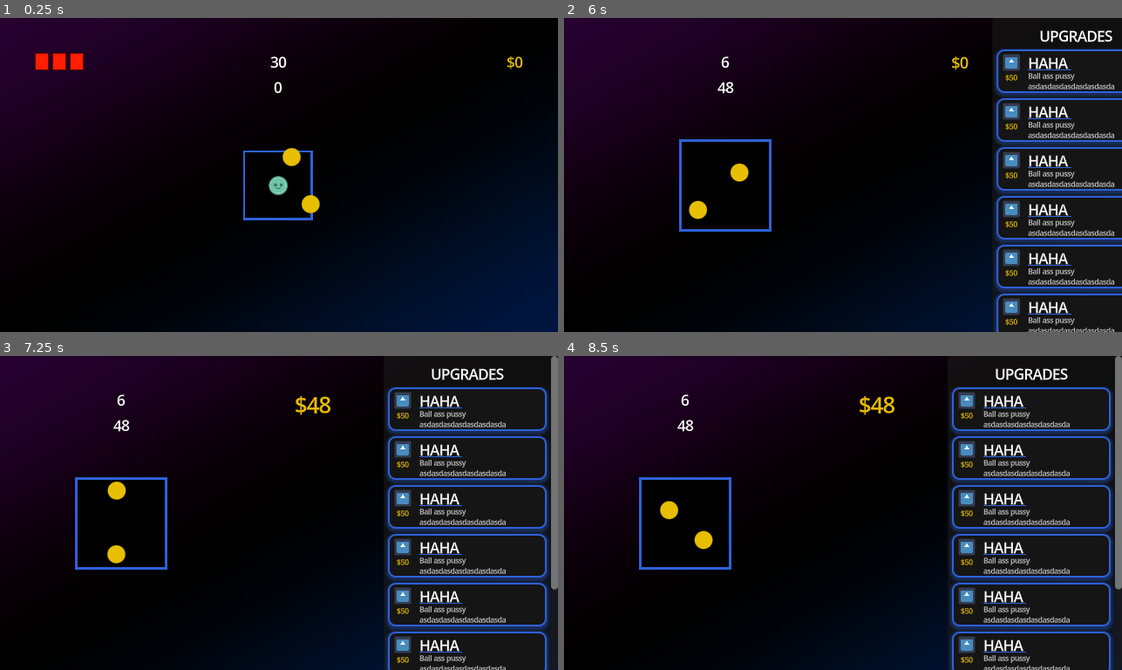
Above: before the commit, frames 1-4 (two rows, left to right).
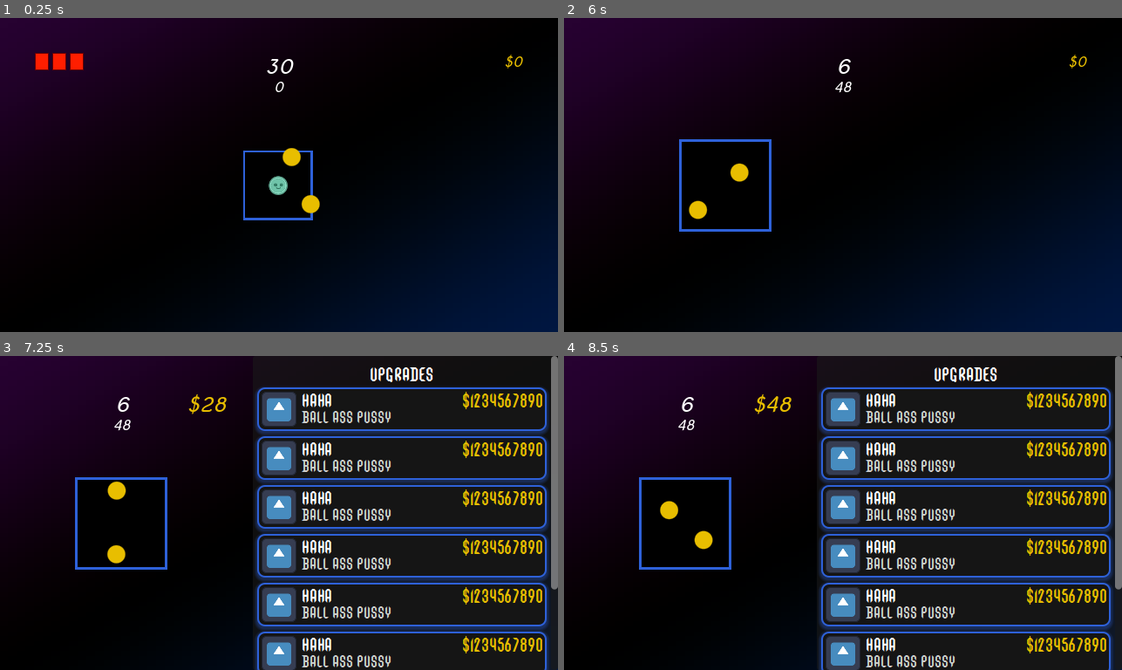
Above: after the commit, the same moments.

Repository: leofarias-cpu/brain-game-jam-incremental
Game: Godot game, scene res://systems/game/game.tscn
Two runs of this game, one before a commit and one after it. Both use one fixed random seed, a clock stepped at 60 frames per second and the inputs below. The engine's default icon, where the game draws it, is replaced by a stand-in: a white triangle on a blue panel in a dark square.
Inputs (mouse positions are in pixels of both pictures, inside the frame that each line leads up to; where the layout moved, square brackets give the same spot in the first picture):
- Up to frame 1 (0.25 s): no input
- Up to frame 2 (6 s): click (965, 71) [1032, 71] at 0.5 s; click (965, 118) [1032, 118] at 1.25 s; click (965, 168) [1032, 168] at 2 s; click (965, 218) [1032, 218] at 2.75 s; click (965, 266) [1032, 266] at 3.5 s; click (965, 316) [1032, 316] at 4.25 s; hold D (right) 5.03-5.78 s; tap I at 5.1, 5.85 s; hold S (down) from 5.78 s (still down)
- Up to frame 3 (7.25 s): release S (down) at 6.53 s; hold D (right) from 6.53 s (still down); tap I at 6.6 s
- Up to frame 4 (8.5 s): release D (right) at 7.28 s; hold W (up) 7.28-8.03 s; tap I at 7.35, 8.1 s; hold A (left) from 8.03 s (still down)

The runs differ from the first frame. In frame 1, 0.3% of the frame differs, in the area x 47-94%, y 11-24%; in frame 2, 12%; in frame 3, 20%; in frame 4, 20%, in the area x 20-98%, y 3-100%.

Commit message:
feat: fonts e separação de código pro ui layer

Diff:
--- a/systems/game/game.gd
+++ b/systems/game/game.gd
@@ -22,14 +22,22 @@
 @export var ball_stats: BallStats
 
 @export_group("UI")
-@export var timer_ui: TimerLabel
-@export var v_box_container: VBoxContainer
-@export var money_ui: RichTextLabel
+@export var ui_layer: UI
 @export var background: Sprite2D
-@export var shop: Panel
 
-var money: int = 0
-var score := 0
+
+var money: int = 0:
+	set(v):
+		money = v
+		money_set.emit(v)
+
+var score := 0:
+		set(v):
+			score = v
+			score_set.emit(v)
+
+signal money_set(value: int)
+signal score_set(value: int)
 
 func _ready() -> void:
 	play_space.height = play_space_height
@@ -48,22 +56,14 @@
 	score = 0
 
 func round_end() -> void:
-	timer_ui.stop()
+	ui_layer.stop_timer()
 	money += score # TODO: signal on bofa
 
 	await get_tree().create_timer(0.5).timeout
-	# TODO: Move all this logic onto a script on the canvas layer.
 	var tween = get_tree().create_tween().set_trans(Tween.TRANS_CUBIC).set_parallel()
 	tween.tween_property(play_space, 'position', round_end_position.position, 0.5)
-	tween.tween_property(v_box_container, 'offset_transform_position', Vector2(-round_end_position.position.x - 40, 0), 0.5)
-	tween.tween_property(money_ui, 'offset_transform_position', Vector2(-round_end_position.position.x - 40, 0), 0.5)
-	tween.tween_property(money_ui, 'scale', Vector2(1.5, 1.5), 1)
 
-	tween.tween_property(shop, 'offset_transform_position', Vector2(0, 0), 0.5)
-
-	# -40 because of the margin oh god
-
-	tween.tween_property(money_ui, 'text', "$" + str(money), 2)
+	ui_layer.show_shop()
 
 func spawn_enemies() -> void:
 	for i in enemies.size():
@@ -101,7 +101,7 @@
 func setup_timer() -> void:
 	await get_tree().create_timer(1).timeout # Grace period for spawned enemies
 	going_crazy_timer.start(safe_time)
-	timer_ui.start(safe_time)
+	ui_layer.start_timer(safe_time)
 
 func _on_player_died() -> void:
 	round_end()
--- a/systems/game/game.tscn
+++ b/systems/game/game.tscn
@@ -8,8 +8,11 @@
 [ext_resource type="PackedScene" uid="uid://budtopphq6vwo" path="res://entities/player/player.tscn" id="5_2ub4j"]
 [ext_resource type="Script" uid="uid://c5jcr48ke1ckg" path="res://systems/game/background.gd" id="6_2ub4j"]
 [ext_resource type="PackedScene" uid="uid://cejcjsd3sgueb" path="res://entities/play space/PlaySpace.tscn" id="6_q6kid"]
+[ext_resource type="Script" uid="uid://cywl8bvl3tnr0" path="res://ui/ui.gd" id="7_7o6gp"]
 [ext_resource type="Script" uid="uid://d2jv2neubkwrw" path="res://systems/upgrade/UpgradesManager.gd" id="7_sc4om"]
+[ext_resource type="Theme" uid="uid://dj1j8finhedt" path="res://ui/theme.tres" id="7_tpamu"]
 [ext_resource type="PackedScene" uid="uid://t75eoijc21wo" path="res://ui/timer/timer.tscn" id="7_xtdty"]
+[ext_resource type="Theme" uid="uid://c8n2h0a5fv313" path="res://ui/numbers.tres" id="8_stwo3"]
 [ext_resource type="PackedScene" uid="uid://bol2w53j30opf" path="res://ui/shop/Shop.tscn" id="10_fws3a"]
 
 [sub_resource type="Resource" id="Resource_sc4om"]
@@ -37,7 +40,7 @@
 border_width_bottom = 1
 border_color = Color(0.41, 0, 0, 1)
 
-[node name="Game" type="Node2D" unique_id=1060518661 node_paths=PackedStringArray("player", "play_space", "going_crazy_timer", "round_end_position", "timer_ui", "v_box_container", "money_ui", "background", "shop")]
+[node name="Game" type="Node2D" unique_id=1060518661 node_paths=PackedStringArray("player", "play_space", "going_crazy_timer", "round_end_position", "ui_layer", "background")]
 script = ExtResource("1_tsptn")
 player = NodePath("Player")
 play_space = NodePath("PlaySpace")
@@ -48,11 +51,8 @@
 going_crazy_timer = NodePath("Going Crazy Timer")
 round_end_position = NodePath("RoundEndPosition")
 ball_stats = SubResource("Resource_sc4om")
-timer_ui = NodePath("CanvasLayer/MarginContainer/VBoxContainer/Timer")
-v_box_container = NodePath("CanvasLayer/MarginContainer/VBoxContainer")
-money_ui = NodePath("CanvasLayer/MarginContainer/Money")
+ui_layer = NodePath("UI Layer")
 background = NodePath("Camera2D/Background")
-shop = NodePath("CanvasLayer/Shop")
 
 [node name="Going Crazy Timer" type="Timer" parent="." unique_id=1303384587]
 
@@ -77,91 +77,112 @@
 texture = SubResource("GradientTexture2D_tga20")
 script = ExtResource("6_2ub4j")
 
-[node name="CanvasLayer" type="CanvasLayer" parent="." unique_id=1395375313]
+[node name="UI Layer" type="CanvasLayer" parent="." unique_id=1395375313 node_paths=PackedStringArray("score_and_time_container", "money", "round_end_position", "shop", "timer")]
 process_mode = 3
+script = ExtResource("7_7o6gp")
+score_and_time_container = NodePath("MarginContainer/VBoxContainer")
+money = NodePath("MarginContainer/Money")
+round_end_position = NodePath("../RoundEndPosition")
+shop = NodePath("Shop")
+timer = NodePath("MarginContainer/VBoxContainer/Timer")
 
-[node name="MarginContainer" type="MarginContainer" parent="CanvasLayer" unique_id=2037058904]
+[node name="MarginContainer" type="MarginContainer" parent="UI Layer" unique_id=2037058904]
 anchors_preset = 15
 anchor_right = 1.0
 anchor_bottom = 1.0
 grow_horizontal = 2
 grow_vertical = 2
 offset_transform_enabled = true
+theme = ExtResource("7_tpamu")
 theme_override_constants/margin_left = 40
 theme_override_constants/margin_top = 40
 theme_override_constants/margin_right = 40
 theme_override_constants/margin_bottom = 40
 
-[node name="Money" type="RichTextLabel" parent="CanvasLayer/MarginContainer" unique_id=887263959]
+[node name="Money" type="RichTextLabel" parent="UI Layer/MarginContainer" unique_id=887263959]
 modulate = Color(0.9098039, 0.74509805, 0, 1)
 custom_minimum_size = Vector2(100, 50)
+clip_contents = false
 layout_mode = 2
 size_flags_horizontal = 8
 size_flags_vertical = 0
 offset_transform_enabled = true
+offset_transform_pivot = Vector2(50, -25)
+theme = ExtResource("8_stwo3")
 text = "$0"
+scroll_active = false
 horizontal_alignment = 2
 
-[node name="VBoxContainer" type="VBoxContainer" parent="CanvasLayer/MarginContainer" unique_id=2081813754]
+[node name="VBoxContainer" type="VBoxContainer" parent="UI Layer/MarginContainer" unique_id=2081813754]
 layout_mode = 2
 size_flags_horizontal = 4
 offset_transform_enabled = true
 
-[node name="Timer" parent="CanvasLayer/MarginContainer/VBoxContainer" unique_id=649885082 instance=ExtResource("7_xtdty")]
+[node name="Timer" parent="UI Layer/MarginContainer/VBoxContainer" unique_id=649885082 instance=ExtResource("7_xtdty")]
+custom_minimum_size = Vector2(50, 25)
 layout_mode = 2
 size_flags_horizontal = 4
 size_flags_vertical = 0
 offset_transform_position = Vector2(0, 20)
+theme = ExtResource("8_stwo3")
+theme_override_font_sizes/normal_font_size = 24
 text = "30"
+scroll_active = false
 horizontal_alignment = 1
 
-[node name="Score" type="Label" parent="CanvasLayer/MarginContainer/VBoxContainer" unique_id=1299121238]
+[node name="Score" type="RichTextLabel" parent="UI Layer/MarginContainer/VBoxContainer" unique_id=1542508186]
+custom_minimum_size = Vector2(200, 20)
 layout_mode = 2
 size_flags_horizontal = 4
 size_flags_vertical = 0
+theme = ExtResource("8_stwo3")
 text = "0"
+scroll_active = false
 horizontal_alignment = 1
 script = ExtResource("2_q6kid")
 
-[node name="HealthBar" type="HBoxContainer" parent="CanvasLayer/MarginContainer" unique_id=1082521777]
+[node name="HealthBar" type="HBoxContainer" parent="UI Layer/MarginContainer" unique_id=1082521777]
 custom_minimum_size = Vector2(100, 20)
 layout_mode = 2
 size_flags_horizontal = 0
 size_flags_vertical = 0
 script = ExtResource("3_sc4om")
 
-[node name="Panel" type="Panel" parent="CanvasLayer/MarginContainer/HealthBar" unique_id=297643194]
+[node name="Panel" type="Panel" parent="UI Layer/MarginContainer/HealthBar" unique_id=297643194]
 custom_minimum_size = Vector2(16, 16)
 layout_mode = 2
 theme_override_styles/panel = SubResource("StyleBoxFlat_tga20")
 
-[node name="Panel2" type="Panel" parent="CanvasLayer/MarginContainer/HealthBar" unique_id=1627050612]
+[node name="Panel2" type="Panel" parent="UI Layer/MarginContainer/HealthBar" unique_id=1627050612]
 custom_minimum_size = Vector2(16, 16)
 layout_mode = 2
 theme_override_styles/panel = SubResource("StyleBoxFlat_tga20")
 
-[node name="Panel3" type="Panel" parent="CanvasLayer/MarginContainer/HealthBar" unique_id=402445401]
+[node name="Panel3" type="Panel" parent="UI Layer/MarginContainer/HealthBar" unique_id=402445401]
 custom_minimum_size = Vector2(16, 16)
 layout_mode = 2
 theme_override_styles/panel = SubResource("StyleBoxFlat_tga20")
 
-[node name="Shop" parent="CanvasLayer" unique_id=429705958 instance=ExtResource("10_fws3a")]
-custom_minimum_size = Vector2(200, -1)
+[node name="Shop" parent="UI Layer" unique_id=429705958 instance=ExtResource("10_fws3a")]
+custom_minimum_size = Vector2(350, -1)
+custom_maximum_size = Vector2(350, -1)
 anchors_preset = 11
 anchor_left = 1.0
-offset_right = 0.0
+anchor_right = 1.0
 grow_horizontal = 0
 size_flags_horizontal = 1
 size_flags_vertical = 3
 offset_transform_enabled = true
-offset_transform_position = Vector2(200, 0)
+offset_transform_position = Vector2(350, 0)
 
 [node name="Upgrades" type="Node2D" parent="." unique_id=402822264]
 script = ExtResource("7_sc4om")
 
+[connection signal="money_set" from="." to="UI Layer" method="_on_game_money_set"]
+[connection signal="score_set" from="." to="UI Layer/MarginContainer/VBoxContainer/Score" method="_on_game_score_set"]
 [connection signal="timeout" from="Going Crazy Timer" to="Camera2D/Background" method="_on_game_go_crazy"]
 [connection signal="died" from="Player" to="." method="_on_player_died"]
 [connection signal="graze" from="Player" to="." method="_on_player_graze"]
-[connection signal="graze" from="Player" to="CanvasLayer/MarginContainer/VBoxContainer/Score" method="_on_player_graze"]
+[connection signal="graze" from="Player" to="UI Layer/MarginContainer/VBoxContainer/Score" method="_on_player_graze"]
 [connection signal="hit" from="Player" to="." method="_on_player_hit"]
-[connection signal="hit" from="Player" to="CanvasLayer/MarginContainer/HealthBar" method="_on_player_hit"]
+[connection signal="hit" from="Player" to="UI Layer/MarginContainer/HealthBar" method="_on_player_hit"]
--- /dev/null
+++ b/ui/numbers.tres
@@ -0,0 +1,7 @@
+[gd_resource type="Theme" format=3 uid="uid://c8n2h0a5fv313"]
+
+[ext_resource type="FontFile" uid="uid://dq4j8irxxr1gv" path="res://assets/nova script/NovaScript-Regular.ttf" id="1_ke7ys"]
+
+[resource]
+Label/fonts/font = ExtResource("1_ke7ys")
+RichTextLabel/fonts/normal_font = ExtResource("1_ke7ys")
--- a/ui/scoreTracker.gd
+++ b/ui/scoreTracker.gd
@@ -1,7 +1,6 @@
-extends Label
+extends RichTextLabel
 
-var score = 0
 
-func _on_player_graze(value: int) -> void:
-	score += value
-	text = str(score)
+
+func _on_game_score_set(value: int) -> void:
+	self.text = str(value)
--- a/ui/shop/Shop.tscn
+++ b/ui/shop/Shop.tscn
@@ -1,23 +1,23 @@
 [gd_scene format=3 uid="uid://bol2w53j30opf"]
 
 [ext_resource type="PackedScene" uid="uid://dhcdtnx4ds3g5" path="res://ui/shop/shop_row.tscn" id="1_4mfh4"]
+[ext_resource type="Theme" uid="uid://dj1j8finhedt" path="res://ui/theme.tres" id="1_eil5d"]
 
 [node name="Shop" type="Panel" unique_id=429705958]
-custom_minimum_size = Vector2(200, 0)
-custom_maximum_size = Vector2(200, -1)
-anchors_preset = 15
-anchor_right = 1.0
+custom_minimum_size = Vector2(350, 0)
+anchors_preset = 9
 anchor_bottom = 1.0
-offset_right = -440.0
-grow_horizontal = 2
 grow_vertical = 2
 size_flags_horizontal = 0
+theme = ExtResource("1_eil5d")
 
 [node name="ScrollContainer" type="ScrollContainer" parent="." unique_id=132587498]
 custom_minimum_size = Vector2(200, 50)
 layout_mode = 1
-anchors_preset = 9
+anchors_preset = 15
+anchor_right = 1.0
 anchor_bottom = 1.0
+grow_horizontal = 2
 grow_vertical = 2
 
 [node name="MarginContainer" type="MarginContainer" parent="ScrollContainer" unique_id=1525805822]
@@ -36,6 +36,7 @@
 [node name="Header" type="RichTextLabel" parent="ScrollContainer/MarginContainer/VBoxContainer" unique_id=1438502207]
 custom_minimum_size = Vector2(0, 20)
 layout_mode = 2
+theme_override_font_sizes/normal_font_size = 23
 text = "UPGRADES"
 scroll_active = false
 horizontal_alignment = 1
--- a/ui/shop/shop_row.tscn
+++ b/ui/shop/shop_row.tscn
@@ -16,9 +16,10 @@
 theme = ExtResource("1_iyhv2")
 
 [node name="MarginContainer" type="MarginContainer" parent="." unique_id=1900796182]
-layout_mode = 0
-offset_right = 141.0
-offset_bottom = 52.0
+layout_mode = 1
+anchors_preset = 15
+anchor_right = 1.0
+anchor_bottom = 1.0
 grow_horizontal = 2
 grow_vertical = 2
 theme_override_constants/margin_left = 5
@@ -30,49 +31,48 @@
 layout_mode = 2
 theme_override_constants/separation = 6
 
-[node name="VBoxContainer2" type="VBoxContainer" parent="MarginContainer/HBoxContainer" unique_id=741816819]
-layout_mode = 2
-theme_override_constants/separation = 2
-
-[node name="Icon" type="TextureRect" parent="MarginContainer/HBoxContainer/VBoxContainer2" unique_id=510559850]
-custom_minimum_size = Vector2(20, 20)
-custom_maximum_size = Vector2(20, 20)
+[node name="Icon" type="TextureRect" parent="MarginContainer/HBoxContainer" unique_id=510559850]
+custom_minimum_size = Vector2(40, 40)
+custom_maximum_size = Vector2(40, 40)
 layout_mode = 2
 size_flags_horizontal = 4
-size_flags_vertical = 0
+size_flags_vertical = 4
 texture = ExtResource("2_bh2l1")
 
-[node name="RichTextLabel" type="RichTextLabel" parent="MarginContainer/HBoxContainer/VBoxContainer2" unique_id=195419741]
-custom_minimum_size = Vector2(25, 20)
-layout_mode = 2
-mouse_filter = 1
-theme_override_colors/default_color = Color(0.9098039, 0.74509805, 0, 1)
-theme_override_font_sizes/normal_font_size = 8
-text = "$50"
-scroll_active = false
-horizontal_alignment = 1
-
 [node name="VBoxContainer" type="VBoxContainer" parent="MarginContainer/HBoxContainer" unique_id=1267731630]
-custom_minimum_size = Vector2(100, 16)
 layout_mode = 2
 size_flags_horizontal = 3
 theme_override_constants/separation = 0
 
-[node name="Title" type="RichTextLabel" parent="MarginContainer/HBoxContainer/VBoxContainer" unique_id=1163604816]
-custom_minimum_size = Vector2(0, 20)
+[node name="HBoxContainer" type="HBoxContainer" parent="MarginContainer/HBoxContainer/VBoxContainer" unique_id=744761249]
 layout_mode = 2
+
+[node name="Title" type="RichTextLabel" parent="MarginContainer/HBoxContainer/VBoxContainer/HBoxContainer" unique_id=1163604816]
+custom_minimum_size = Vector2(40, 20)
+layout_mode = 2
+size_flags_horizontal = 3
 mouse_filter = 1
-bbcode_enabled = true
-text = "[u color=#2e61d9]HAHA [/u]"
+theme_override_font_sizes/normal_font_size = 22
+text = "HAHA"
 scroll_active = false
+
+[node name="RichTextLabel" type="RichTextLabel" parent="MarginContainer/HBoxContainer/VBoxContainer/HBoxContainer" unique_id=195419741]
+layout_mode = 2
+size_flags_horizontal = 3
+mouse_filter = 1
+theme = ExtResource("1_iyhv2")
+theme_override_colors/default_color = Color(0.9098039, 0.74509805, 0, 1)
+theme_override_font_sizes/normal_font_size = 22
+text = "$1234567890"
+scroll_active = false
+horizontal_alignment = 2
 
 [node name="Description" type="RichTextLabel" parent="MarginContainer/HBoxContainer/VBoxContainer" unique_id=763220801]
 layout_mode = 2
 size_flags_vertical = 3
 mouse_filter = 1
 theme_override_colors/default_color = Color(0.80049086, 0.80049074, 0.80049074, 1)
-theme_override_font_sizes/normal_font_size = 8
-text = "Ball ass pussy
-asdasdasdasdasdasdasdasdasd asdasd aadasdaaaaaaaaaaaaaaaaaaaaaaaaaaaaaaaaaaaaaaaaaaaaaaaaaaaaaaaaaaaaaaaaaaaaaaaaaaaa
+theme_override_font_sizes/normal_font_size = 20
+text = "Ball ass pussy asdasdasdasdasdasdasdasdasd asdasd
 "
 scroll_active = false
--- a/ui/theme.tres
+++ b/ui/theme.tres
@@ -1,4 +1,7 @@
 [gd_resource type="Theme" format=3 uid="uid://dj1j8finhedt"]
+
+[ext_resource type="FontFile" uid="uid://bcvxpijxpi37a" path="res://assets/grimoire of death/TrueType (.ttf)/GrimoireOfDeath-Regular.ttf" id="1_rqugq"]
+[ext_resource type="FontFile" uid="uid://d1gtmh52vs017" path="res://assets/grimoire of death/TrueType (.ttf)/GrimoireOfDeath-Italic.ttf" id="2_jf26r"]
 
 [sub_resource type="StyleBoxFlat" id="StyleBoxFlat_s6nha"]
 bg_color = Color(0.08468992, 0.08468994, 0.08468988, 1)
@@ -31,6 +34,9 @@
 shadow_offset = Vector2(0, 2)
 
 [resource]
+Button/fonts/font = ExtResource("1_rqugq")
 Button/styles/hover = SubResource("StyleBoxFlat_s6nha")
 Button/styles/normal = SubResource("StyleBoxFlat_s6nha")
 Button/styles/pressed = SubResource("StyleBoxFlat_rqugq")
+RichTextLabel/fonts/italics_font = ExtResource("2_jf26r")
+RichTextLabel/fonts/normal_font = ExtResource("1_rqugq")
--- /dev/null
+++ b/ui/ui.gd
@@ -0,0 +1,30 @@
+class_name UI extends CanvasLayer
+
+@export var score_and_time_container: VBoxContainer
+@export var money: RichTextLabel
+@export var round_end_position: Marker2D
+@export var shop: Panel
+@export var timer: TimerLabel
+
+func show_shop():
+	await get_tree().create_timer(0.5).timeout
+	var tween = get_tree().create_tween().set_trans(Tween.TRANS_CUBIC).set_parallel()
+
+	tween.tween_property(score_and_time_container, 'offset_transform_position', Vector2(-round_end_position.position.x - 40, 0), 0.5)
+
+	tween.tween_property(money, 'offset_transform_position', Vector2(-round_end_position.position.x - 200, 0), 0.5)
+	var money_scale = tween.tween_property(money, 'offset_transform_scale', Vector2(1.5, 1.5), 1)
+	money_scale.finished.connect(func(): money.add_theme_font_size_override("normal_font_size", 24); money.offset_transform_scale = Vector2(1,1))
+
+	tween.tween_property(shop, 'offset_transform_position', Vector2(0, 0), 0.7)
+
+func stop_timer():
+	timer.stop()
+
+func start_timer(duration: int):
+	timer.start(duration)
+
+
+func _on_game_money_set(value: int) -> void:
+	var tween = get_tree().create_tween().set_trans(Tween.TRANS_CUBIC).set_parallel()
+	tween.tween_property(money, 'text', "$" + str(value), 4)
Not shown, added: assets/grimoire of death/License.txt
Binary file added: assets/grimoire of death/OpenType (.otf)/GrimoireOfDeath-Italic.otf
Not shown, added: assets/grimoire of death/OpenType (.otf)/GrimoireOfDeath-Italic.otf.import
Binary file added: assets/grimoire of death/OpenType (.otf)/GrimoireOfDeath-Regular.otf
Not shown, added: assets/grimoire of death/OpenType (.otf)/GrimoireOfDeath-Regular.otf.import
Binary file added: assets/grimoire of death/TrueType (.ttf)/GrimoireOfDeath-Italic.ttf
Not shown, added: assets/grimoire of death/TrueType (.ttf)/GrimoireOfDeath-Italic.ttf.import
Binary file added: assets/grimoire of death/TrueType (.ttf)/GrimoireOfDeath-Regular.ttf
Not shown, added: assets/grimoire of death/TrueType (.ttf)/GrimoireOfDeath-Regular.ttf.import
Binary file added: assets/grimoire of death/Web Open Font Format (.woff)/GrimoireOfDeath-Italic.woff
Not shown, added: assets/grimoire of death/Web Open Font Format (.woff)/GrimoireOfDeath-Italic.woff.import
Binary file added: assets/grimoire of death/Web Open Font Format (.woff)/GrimoireOfDeath-Italic.woff2
(and 10 more such lines)
